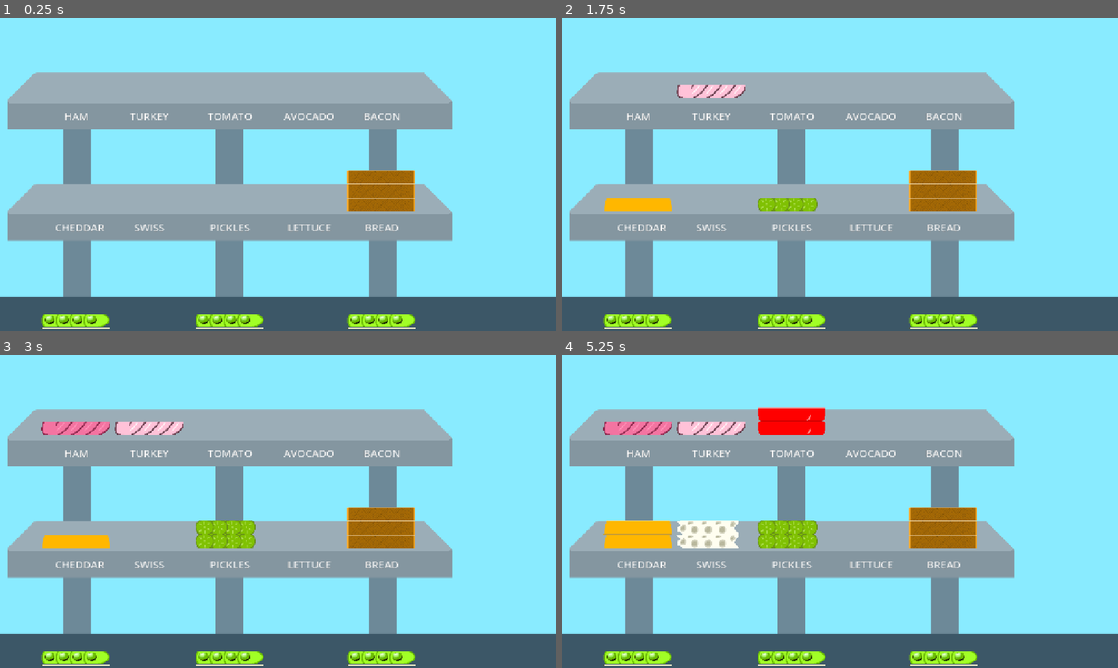
Above: before the commit, frames 1-4 (two rows, left to right).
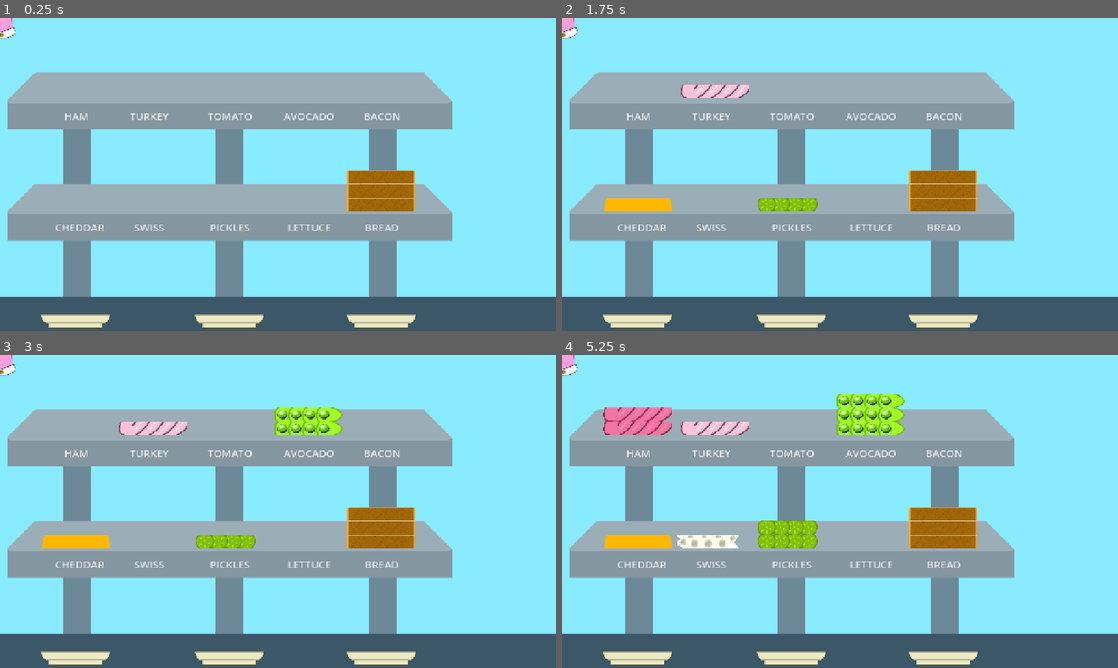
Above: after the commit, the same moments.

Repository: hachitomo/sandwich-slammer
Game: Godot game, scene res://scenes/game.tscn
Same seed, same stepped clock (60 frames per second), same inputs: the game is played once before the commit and once after it.
Inputs:
- Up to frame 1 (0.25 s): no input
- Up to frame 2 (1.75 s): tap Enter at 0.5 s; hold Right (ui_right) 0.53-1.28 s; hold Down (ui_down) from 1.28 s (still down)
- Up to frame 3 (3 s): tap Space at 2 s; release Down (ui_down) at 2.03 s; hold Right (ui_right) 2.03-2.78 s; hold Up (ui_up) from 2.78 s (still down)
- Up to frame 4 (5.25 s): tap Enter at 3.5 s; release Up (ui_up) at 3.53 s; hold Left (ui_left) 3.53-5.03 s; tap Space at 5 s; hold Down (ui_down) from 5.03 s (still down)

The runs differ from the first frame. In frame 1, 1.8% of the frame differs, in the area x 0-75%, y 0-100%; in frame 2, 2.1%; in frame 3, 4.1%; in frame 4, 6.3%.

Commit message:
Item selection WIP kinda working

Diff:
--- /dev/null
+++ b/fab/SelectableItems.tscn
@@ -0,0 +1,12 @@
+[gd_scene format=3 uid="uid://eag84b1t6nt6"]
+
+[ext_resource type="Texture2D" uid="uid://doiexqtenywp8" path="res://assets/img/sandwich2.png" id="1_pfb7j"]
+
+[node name="SelectableItems" type="Node2D" unique_id=1519003377]
+
+[node name="items" type="Node2D" parent="." unique_id=327180745]
+
+[node name="Cursor" type="Sprite2D" parent="." unique_id=1688593800]
+texture = ExtResource("1_pfb7j")
+region_enabled = true
+region_rect = Rect2(171, 66, 75, 95)
--- a/fab/ingredient.tscn
+++ b/fab/ingredient.tscn
@@ -6,6 +6,5 @@
 [node name="Ingredient" type="Sprite2D" unique_id=901877321]
 texture = ExtResource("1_78uke")
 region_enabled = true
-region_rect = Rect2(702, 201, 0, 1)
 script = ExtResource("2_bs58s")
 ingredient = null
--- a/fab/sandwich.tscn
+++ b/fab/sandwich.tscn
@@ -9,4 +9,4 @@
 [node name="Plate" type="Sprite2D" parent="." unique_id=1361947249]
 texture = ExtResource("2_hrgfl")
 region_enabled = true
-region_rect = Rect2(0, 448, 160, 32)
+region_rect = Rect2(2, 478, 160, 32)
--- a/fab/script/selectable_items.gd
+++ b/fab/script/selectable_items.gd
@@ -1,11 +1,104 @@
 extends Node2D
 
+class_name SelectableItems
 
-# Called when the node enters the scene tree for the first time.
+@export var focused: bool = true
+@export var mode: Types.menu_modes
+@export var grid_columns: int = 99
+@export var cursor_offset: Vector2 = Vector2.ZERO
+@export var cursor_texture: CompressedTexture2D
+@export var cursor_default_region: Rect2
+@export var rollover: bool = false
+
+var items: Node2D
+var item_map: Dictionary[Types.ingredient_type,Marker2D]
+var cursor: Sprite2D = Sprite2D.new()
+
+var cursor_index: int = 0
+
+func _init(points: Array[Vector2] = []) -> void:
+	for i in range(points.size()):
+		var point = points[i]
+		var marker = Marker2D.new()
+		var debug = Label.new()
+		debug.text = str(i)
+		debug.global_position = point
+		marker.add_child(debug)
+		marker.global_position = point
+		items.add_child(marker)
+
 func _ready() -> void:
-	pass # Replace with function body.
+	items = $items
+	cursor = $Cursor
+	cursor.visible = true
+	cursor.region_enabled = true
+	cursor.region_rect = cursor_default_region
 
+func _process(_delta: float) -> void:
 
-# Called every frame. 'delta' is the elapsed time since the previous frame.
-func _process(delta: float) -> void:
-	pass
+	var input := Vector2.ZERO
+
+	if Input.is_action_just_pressed("ui_up"):
+		input.y -= 1
+	if Input.is_action_just_pressed("ui_down"):
+		input.y += 1
+	if Input.is_action_just_pressed("ui_left"):
+		input.x -= 1
+	if Input.is_action_just_pressed("ui_right"):
+		input.x += 1
+
+	match mode:
+		Types.menu_modes.vertical:
+			if input.y != 0:
+				set_cursor(cursor_index + int(input.y * grid_columns))
+		Types.menu_modes.horizontal:
+			if input.x != 0:
+				set_cursor(cursor_index + int(input.x))
+		Types.menu_modes.grid:
+			if input.x != 0:
+				set_cursor(cursor_index + int(input.x))
+			if input.y != 0:
+				set_cursor(cursor_index + int(input.y))
+
+func get_item(index: int) -> Marker2D:
+	if items == null:
+		return null
+	if index < 0 or index > items.get_child_count():
+		return null
+
+	var child = item_map.get(index)
+	if child is not Marker2D:
+		return null
+
+	return child
+
+func set_items(_items: Dictionary[Types.ingredient_type,Vector2]) -> void:
+	print(_items)
+	for child in items.get_children():
+		items.remove_child(child)
+	for _item in _items.keys():
+		var new_marker = Marker2D.new()
+		new_marker.global_position = _items.get(_item)
+		items.add_child(new_marker)
+		item_map.set(_item,new_marker)
+	set_cursor(0)
+
+func set_rollover(set_to: bool = true):
+	rollover = set_to
+
+func set_mode(set_to: Types.menu_modes) -> void:
+	mode = set_to
+
+func set_focus(set_to: bool = true):
+	focused = set_to
+	cursor.visible = true
+
+func set_cursor(index: int) -> void:
+	var item = get_item(index)
+	if item == null:
+		return
+
+	global_position = Vector2(item.global_position.x, item.global_position.y)
+
+func set_cols(cols: int) -> void:
+	grid_columns = cols
--- a/scenes/game.gd
+++ b/scenes/game.gd
@@ -1,6 +1,13 @@
 extends Node2D
 
 @export var ingredient_start_count: int = 12
+@export var cursor_offset: Vector2 = Vector2.ZERO
+
+var ingredients_selection: SelectableItems
+# var plate_selections: SelectableItems
+
+var ingredient_zero_point: Vector2
+
 var init = true
 var selecting = false
 var count = 0
@@ -14,6 +21,10 @@
 
 func _ready() -> void:
 	init = true
+	ingredient_zero_point = $Ham.position
+	ingredients_selection = SelectableItems.new()
+	ingredients_selection.set_mode(Types.menu_modes.grid)
+	ingredients_selection.set_cols(5)
 
 func _process(_delta: float) -> void:
 	if init:
@@ -39,10 +50,7 @@
 	else:
 		var new_type: Types.ingredient_type
 		new_type = Types.random_ingredient()
-		#var new_type_name = Types.ingredient_name(new_type)
 		match new_type:
-			#Types.ingredient_type.BREAD:
-				#$Bread.increase()
 			Types.ingredient_type.HAM:
 				$Ham.increase()
 			Types.ingredient_type.TURKEY:
@@ -65,6 +73,32 @@
 				push_error("NOPE NOT A RANDOM INGREDIENT")
 		count += 1
 		record_add_ingredient(new_type)
+
+func get_igdts(type: Types.ingredient_type) -> Node2D:
+	match type:
+		Types.ingredient_type.BREAD:
+			return $Bread
+		Types.ingredient_type.HAM:
+			return $Ham
+		Types.ingredient_type.TURKEY:
+			return $Turkey
+		Types.ingredient_type.SWISS:
+			return $Swiss
+		Types.ingredient_type.CHEDDAR:
+			return $Cheddar
+		Types.ingredient_type.LETTUCE:
+			return $Lettuce
+		Types.ingredient_type.AVOCADO:
+			return $Avocado
+		Types.ingredient_type.TOMATO:
+			return $Tomato
+		Types.ingredient_type.PICKLE:
+			return $Pickle
+		Types.ingredient_type.BACON:
+			return $Bacon
+		_:
+			push_error("NOPE NOT AN IGDTS NODE!")
+			return null
 
 func has_cheese() -> bool:
 	var has_swiss = available_ingredients.has(Types.ingredient_type.SWISS)
@@ -135,10 +169,22 @@
 	else:
 		available_ingredients.set(new_type,1)
 
+func add_ingredient_points() -> void:
+	var points: Dictionary[Types.ingredient_type,Vector2] = {}
+	for type in Types.ingredients_no_bread:
+		var _pos = get_ingredient_selection_point(type)
+		points.set(type, _pos)
+	$IngredientSelections.set_items(points)
+
+
+func get_ingredient_selection_point(igdt: Types.ingredient_type) -> Vector2:
+	return get_igdts(igdt).position + cursor_offset
 
 func _on_init_delay_timer_timeout() -> void:
 	if count < ingredient_start_count:
 		plus_ingredient()
 	else:
 		$InitDelayTimer.stop()
+		add_ingredient_points()
 		selecting = true
+		ingredients_selection.set_focus(true)
--- a/scenes/game.tscn
+++ b/scenes/game.tscn
@@ -4,7 +4,9 @@
 [ext_resource type="Texture2D" uid="uid://cmbk15dgodl8b" path="res://assets/img/bg.png" id="2_lbhrr"]
 [ext_resource type="PackedScene" uid="uid://bvbys6va5yhll" path="res://scenes/ingredients.tscn" id="2_yqjtg"]
 [ext_resource type="PackedScene" uid="uid://cittag0rf6vsh" path="res://fab/sandwich.tscn" id="4_lbhrr"]
-[ext_resource type="Texture2D" uid="uid://byx0y0osouwo3" path="res://assets/img/sandwich.png" id="5_iywne"]
+[ext_resource type="PackedScene" uid="uid://eag84b1t6nt6" path="res://fab/SelectableItems.tscn" id="5_iywne"]
+[ext_resource type="Script" uid="uid://043dx4rgwmqn" path="res://fab/script/selectable_items.gd" id="6_p57ef"]
+[ext_resource type="Texture2D" uid="uid://doiexqtenywp8" path="res://assets/img/sandwich2.png" id="7_u5sy4"]
 
 [node name="Game" type="Node2D" unique_id=2055669766]
 script = ExtResource("1_uwrxv")
@@ -105,45 +107,45 @@
 text = "BREAD"
 horizontal_alignment = 1
 
-[node name="Bread" parent="." unique_id=1888953636 instance=ExtResource("2_yqjtg")]
-position = Vector2(878, 429)
-count = 3
-
 [node name="Ham" parent="." unique_id=2057571717 instance=ExtResource("2_yqjtg")]
 position = Vector2(174, 169)
+
+[node name="Turkey" parent="." unique_id=579534346 instance=ExtResource("2_yqjtg")]
+position = Vector2(352, 169)
 ingredient = 1
 
-[node name="Turkey" parent="." unique_id=579534346 instance=ExtResource("2_yqjtg")]
-position = Vector2(343, 169)
+[node name="Tomato" parent="." unique_id=1926637890 instance=ExtResource("2_yqjtg")]
+position = Vector2(528, 169)
 ingredient = 2
+
+[node name="Avocado" parent="." unique_id=433016810 instance=ExtResource("2_yqjtg")]
+position = Vector2(710, 169)
+ingredient = 3
+
+[node name="Bacon" parent="." unique_id=867990538 instance=ExtResource("2_yqjtg")]
+position = Vector2(878, 169)
+ingredient = 4
+
+[node name="Cheddar" parent="." unique_id=1827041766 instance=ExtResource("2_yqjtg")]
+position = Vector2(174, 429)
+ingredient = 5
 
 [node name="Swiss" parent="." unique_id=541005828 instance=ExtResource("2_yqjtg")]
 position = Vector2(343, 429)
-ingredient = 3
+ingredient = 6
 
-[node name="Cheddar" parent="." unique_id=1827041766 instance=ExtResource("2_yqjtg")]
-position = Vector2(174, 429)
-ingredient = 4
+[node name="Pickle" parent="." unique_id=995639045 instance=ExtResource("2_yqjtg")]
+position = Vector2(528, 429)
+ingredient = 7
 
 [node name="Lettuce" parent="." unique_id=2100079749 instance=ExtResource("2_yqjtg")]
 position = Vector2(710, 429)
-ingredient = 5
-
-[node name="Avocado" parent="." unique_id=433016810 instance=ExtResource("2_yqjtg")]
-position = Vector2(710, 169)
-ingredient = 6
-
-[node name="Tomato" parent="." unique_id=1926637890 instance=ExtResource("2_yqjtg")]
-position = Vector2(528, 169)
-ingredient = 7
-
-[node name="Pickle" parent="." unique_id=995639045 instance=ExtResource("2_yqjtg")]
-position = Vector2(528, 429)
 ingredient = 8
 
-[node name="Bacon" parent="." unique_id=867990538 instance=ExtResource("2_yqjtg")]
-position = Vector2(878, 169)
+[node name="Bread" parent="." unique_id=1888953636 instance=ExtResource("2_yqjtg")]
+position = Vector2(878, 429)
 ingredient = 9
+count = 3
 
 [node name="Sandwich" parent="." unique_id=1363293240 instance=ExtResource("4_lbhrr")]
 position = Vector2(174, 698)
@@ -157,12 +159,11 @@
 [node name="InitDelayTimer" type="Timer" parent="." unique_id=658647169]
 wait_time = 0.5
 
-[node name="Cursor" type="Sprite2D" parent="." unique_id=1406696502]
-visible = false
-position = Vector2(174, 321)
-scale = Vector2(1.5, 1.5)
-texture = ExtResource("5_iywne")
-region_enabled = true
-region_rect = Rect2(162, 0, 155, 32)
+[node name="IngredientSelections" parent="." unique_id=1519003377 instance=ExtResource("5_iywne")]
+script = ExtResource("6_p57ef")
+mode = 2
+grid_columns = 5
+cursor_texture = ExtResource("7_u5sy4")
+cursor_default_region = Rect2(171, 66, 74, 96)
 
 [connection signal="timeout" from="InitDelayTimer" to="." method="_on_init_delay_timer_timeout"]
--- a/scenes/ingredients.gd
+++ b/scenes/ingredients.gd
@@ -17,6 +17,7 @@
 	pass
 
 func update_items() -> void:
+	reset_bread_three()
 	while count > items.size():
 		var new_item = Ingredient.new(ingredient)
 		new_item.position.y = get_parent().position.y - (32 * items.size())
@@ -27,17 +28,14 @@
 
 func increase() -> void:
 	count = round(count  + 1)
-	reset_bread_three()
 	update_items()
 
 func decrease() -> void:
 	count = round(max(count - 1, 0))
-	reset_bread_three()
 	update_items()
 
 func zero() -> void:
 	count = 0;
-	reset_bread_three()
 	update_items()
 
 func reset_bread_three() -> void:
--- a/scripts/ingredient.gd
+++ b/scripts/ingredient.gd
@@ -7,19 +7,8 @@
 func _init(igdt: Types.ingredient_type) -> void:
 	texture = load("res://assets/img/sandwich2.png")
 	self.ingredient = igdt
-	print("Creating new ingredient: ",igdt)
-
-# Called when the node enters the scene tree for the first time.
-func _ready() -> void:
-	var ingredient_name = type_to_string(ingredient)
-	region_enabled = true
-	region_rect = Types.get_ingredient_crop(ingredient)
-	print("Adding new ",ingredient_name, region_rect)
-
-
-# Called every frame. 'delta' is the elapsed time since the previous frame.
-func _process(_delta: float) -> void:
-	pass
+	self.region_enabled = true
+	self.region_rect = Types.get_ingredient_crop(ingredient)
 
 
 func type_to_string(igdt: Types.ingredient_type) -> String:
--- a/scripts/types.gd
+++ b/scripts/types.gd
@@ -1,33 +1,32 @@
 class_name Types
 
-enum ingredient_type {BREAD,HAM,TURKEY,SWISS,CHEDDAR,LETTUCE,AVOCADO,TOMATO,PICKLE,BACON}
+enum ingredient_type {HAM=0,TURKEY=1,TOMATO=2,AVOCADO=3,BACON=4,CHEDDAR=5,SWISS=6,PICKLE=7,LETTUCE=8,BREAD=9}
 enum sauce {MUSTARD,MAYO,RANCH}
+enum menu_modes {vertical, horizontal,grid}
 
 static var cheeses: Array[ingredient_type] = [ingredient_type.SWISS,ingredient_type.CHEDDAR]
 static var veggies: Array[ingredient_type] = [ingredient_type.LETTUCE,ingredient_type.AVOCADO,ingredient_type.TOMATO,ingredient_type.PICKLE]
 static var meats: Array[ingredient_type] = [ingredient_type.HAM,ingredient_type.TURKEY,ingredient_type.BACON]
+static var ingredients_no_bread: Array[ingredient_type] = [ingredient_type.SWISS,ingredient_type.CHEDDAR,ingredient_type.LETTUCE,ingredient_type.AVOCADO,ingredient_type.TOMATO,ingredient_type.PICKLE,ingredient_type.HAM,ingredient_type.TURKEY,ingredient_type.BACON]
 
-static var cursor_palm_crop = Rect2(36,3,148,31)
-static var cursor_reach_crop = Rect2(171,66,74,95)
+static var CURSOR_PALM_CROP = Rect2(36,3,148,31)
+static var CURSOR_REACH_CROP = Rect2(171,66,74,95)
 
 static var ingredient_crops: Dictionary[ingredient_type,Rect2] = {
-	ingredient_type.BREAD: Rect2(2,131,157,32),
 	ingredient_type.HAM: Rect2(2,272,157,32),
 	ingredient_type.TURKEY: Rect2(2,307,157,32),
+	ingredient_type.TOMATO: Rect2(2,201,157,32),
+	ingredient_type.AVOCADO: Rect2(2,444,157,32),
+	ingredient_type.BACON: Rect2(2,410,157,32),
+	ingredient_type.CHEDDAR: Rect2(2,237,157,32),
 	ingredient_type.SWISS: Rect2(2,376,157,32),
-	ingredient_type.CHEDDAR: Rect2(2,237,157,32),
+	ingredient_type.PICKLE: Rect2(2,342,157,32),
 	ingredient_type.LETTUCE: Rect2(2,96,157,32),
-	ingredient_type.AVOCADO: Rect2(2,444,157,32),
-	ingredient_type.TOMATO: Rect2(2,201,157,32),
-	ingredient_type.PICKLE: Rect2(2,342,157,32),
-	ingredient_type.BACON: Rect2(2,410,157,32),
+	ingredient_type.BREAD: Rect2(2,131,157,32),
 }
 
 static func random_ingredient() -> ingredient_type:
-	var igdt: ingredient_type = ingredient_type.BREAD
-	while igdt == ingredient_type.BREAD:
-		igdt = ingredient_type.values().pick_random()
-	return igdt
+	return Types.ingredients_no_bread.pick_random()
 
 static func ingredient_name(igdt: ingredient_type) -> String:
 	match igdt:
